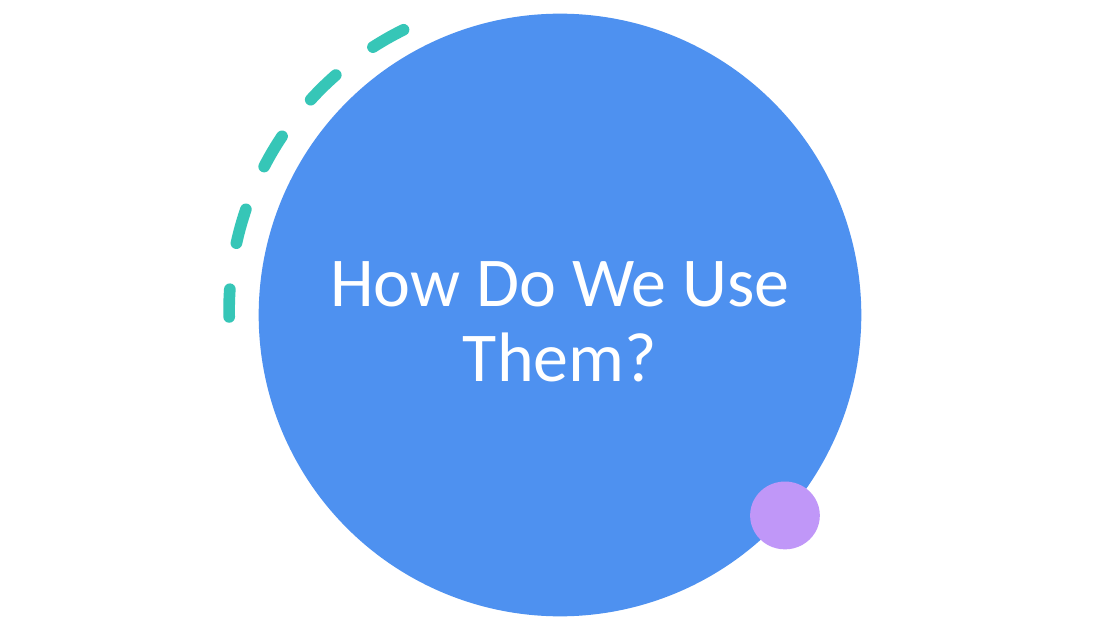
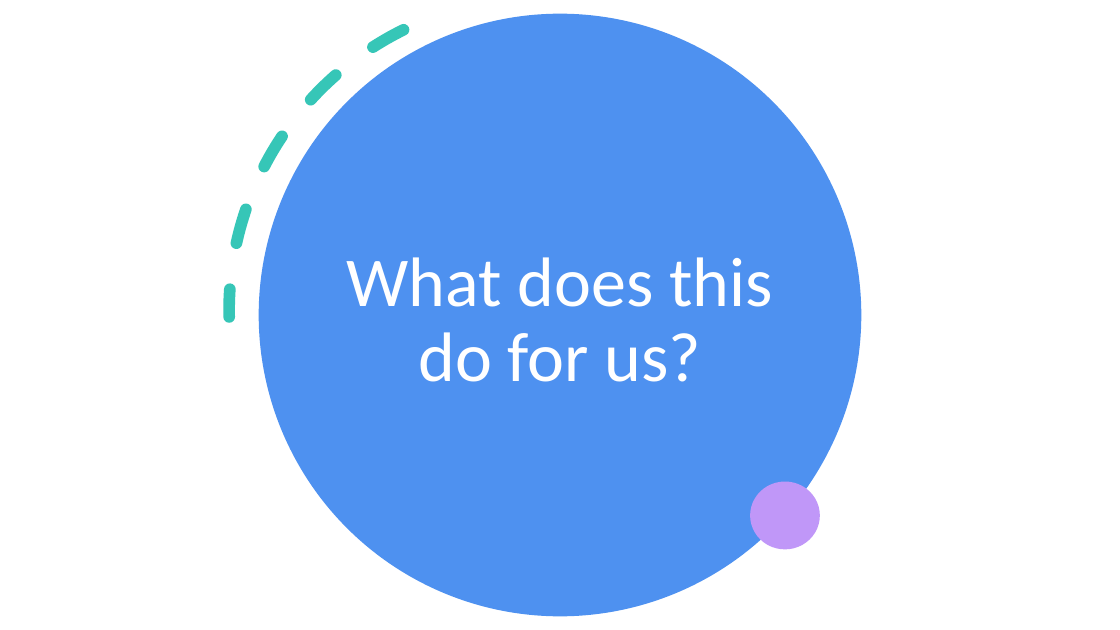
Before and after one commit to LukasGoodman23/QuaternionsVSEulerRotations, a slide deck: slide 26 of Quaternions and Three-Dimensional Rotations.pptx. Drawn at 1120x630 pixels with LibreOffice and Linux fonts; fonts in the diff are those of the drawing. Boxes give left, top, right and bottom in pixels: in the first picture for what was removed or moved away, otherwise in the second. Text is boxed around its words. In the diff, an @@ line names an element or a change of style, - is before the commit and + after.

```diff
--- a/Quaternions and Three-Dimensional Rotations.pptx
+++ b/Quaternions and Three-Dimensional Rotations.pptx
@@ title at (x1=347, y1=257, x2=773, y2=382): text changed @@
-How Do We Use Them?
+What does this do for us?
```
Also in this commit, not shown: 4 other slides changed, 1 slide added.
